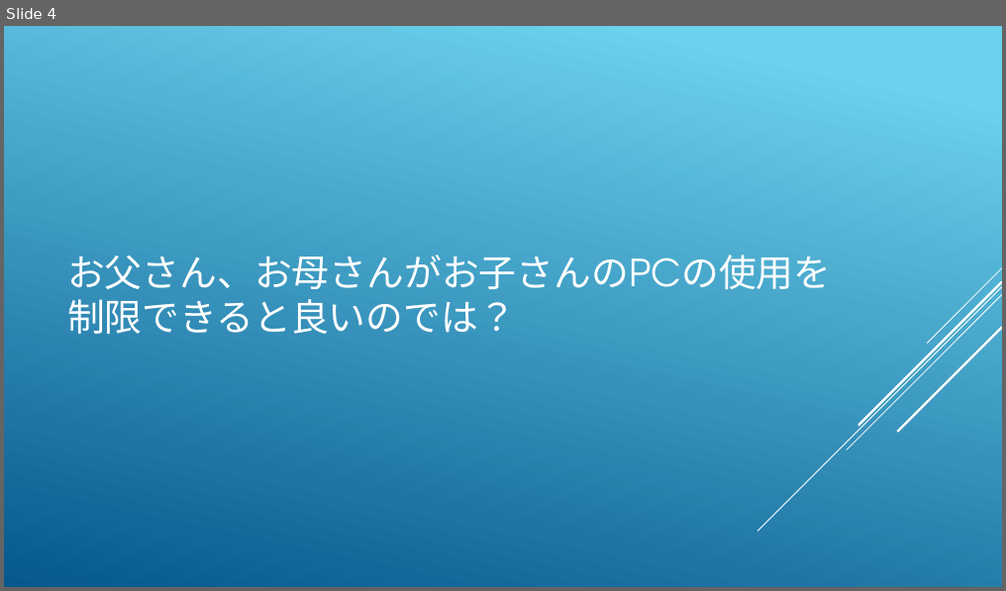
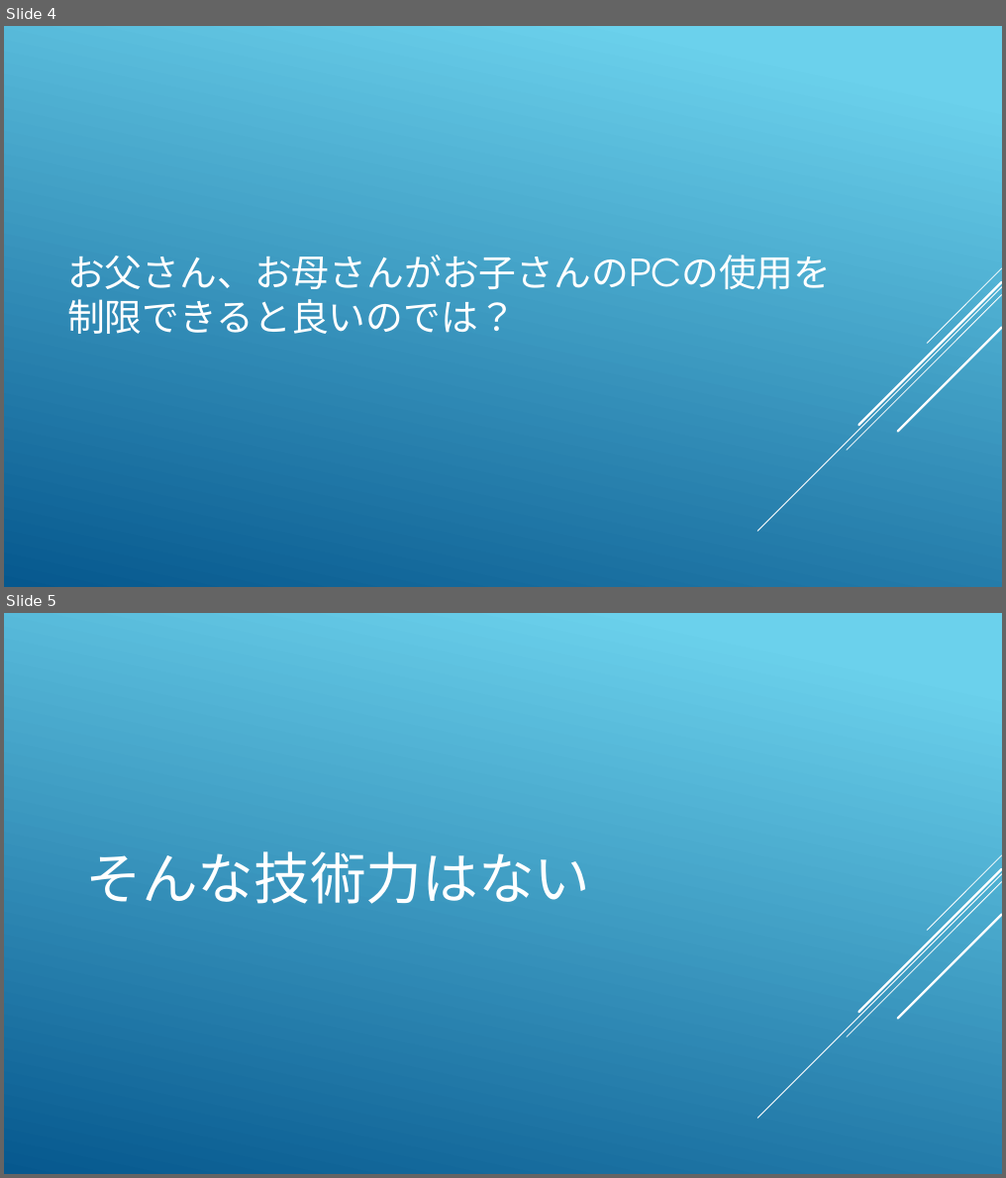
Before and after one commit to xecua/bf, a slide deck: HelloProject/HackUはっぴょう.pptx. Shown one above the other, each under a label of ours: slide 4 before the commit, slides 4 and 5 after it. The pictures are 1006x591 and 1006x1178 pixels, drawn with LibreOffice and Linux fonts; fonts in the diff are those of the drawing. Boxes give left, top, right and bottom in pixels: in the first picture for what was removed or moved away, otherwise in the second. Text is boxed around its words. In the diff, an @@ line names an element or a change of style, - is before the commit and + after.

```diff
--- a/HelloProject/HackUはっぴょう.pptx
+++ b/HelloProject/HackUはっぴょう.pptx
@@ slide 5 added at [4, 613, 1002, 1174], background gradient #6ED2EB to #06588E; not listed: 5 template elements that a slide beside it also shows @@
@@ text added at [85, 852, 590, 904], 54 pt, text #FFFFFF @@
+そんな技術力はない
```
Also in this commit, not shown: 1 slide changed, 1 other slide added, 1 other file.
